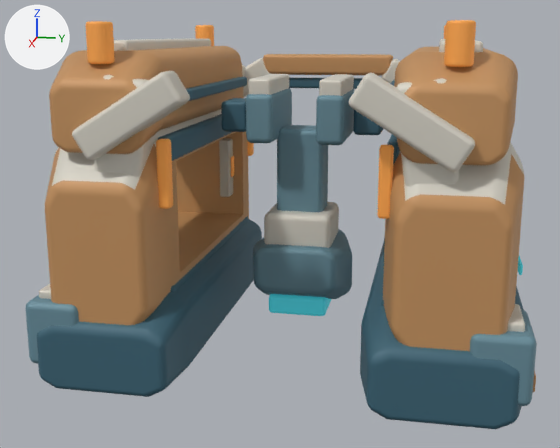
The Blender file space-battleship/art_sources/planet_facilities_v5/equipment.blend, before and after one commit.
Both versions are drawn from a 50 mm lens placed at (4.55, 0.77, 1.69), pointed at (0.08, -0.12, 0.58). The axes (+X, +Y, +Z) are drawn at upper left. The lights are the same throughout. The first picture is the older version.

In view in the first picture: 'Broad service tool', 'Continuous orange load cheek', 'Continuous orange load cheek.001', 'Deep blue load shoe.003', 'Deep pressure foot wrapped around section', 'Deep pressure foot wrapped around section.001', 'End portal ivory shoulder left.001', 'End portal ivory shoulder right.001', 'Open bay orange head rail', 'Open bay orange head rail.001', 'Tool ivory collar', 'Tool moving mast' and 32 more.
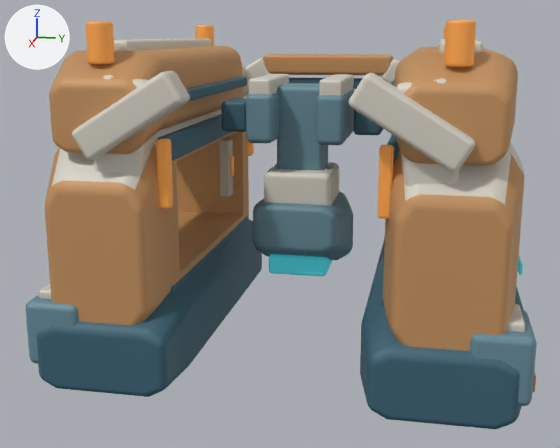
ob_toolarmsweep is not drawn itself; it is the parent of ob_tool_moving_mast, ob_tool_ivory_collar, ob_broad_service_tool, ob_active_work_jaw.

Diff of the bpy script that builds the scene:
```diff
--- a/space-battleship/art_sources/planet_facilities_v5/equipment.blend.py
+++ b/space-battleship/art_sources/planet_facilities_v5/equipment.blend.py
@@ ob_toolarmsweep @@
 ob_toolarmsweep.parent = ob_gantryslide
-ob_toolarmsweep.location = (0.0, 0.0, 1.1)
+ob_toolarmsweep.location = (0.0, 0.0, 1.35)
```

Pixel boxes [x1, y1, x2, y2] of what changed, in the pictures (560 x 448 px):
'Broad service tool', moved: before [253, 229, 352, 299]; after [253, 191, 353, 260]
'Tool moving mast', moved: before [277, 125, 328, 212]; after [277, 83, 328, 170]
'Tool ivory collar', moved: before [264, 202, 339, 248]; after [264, 162, 339, 206]
'Active work jaw', moved: before [269, 294, 331, 316]; after [269, 254, 332, 276]
